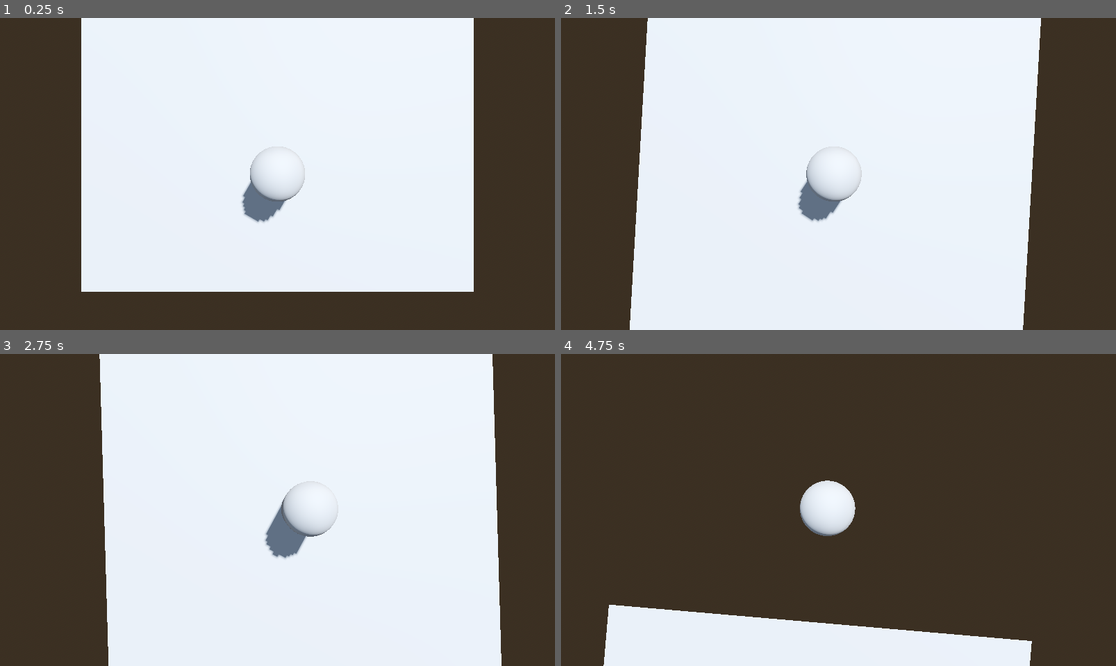
Above: before the commit, frames 1-4 (two rows, left to right).
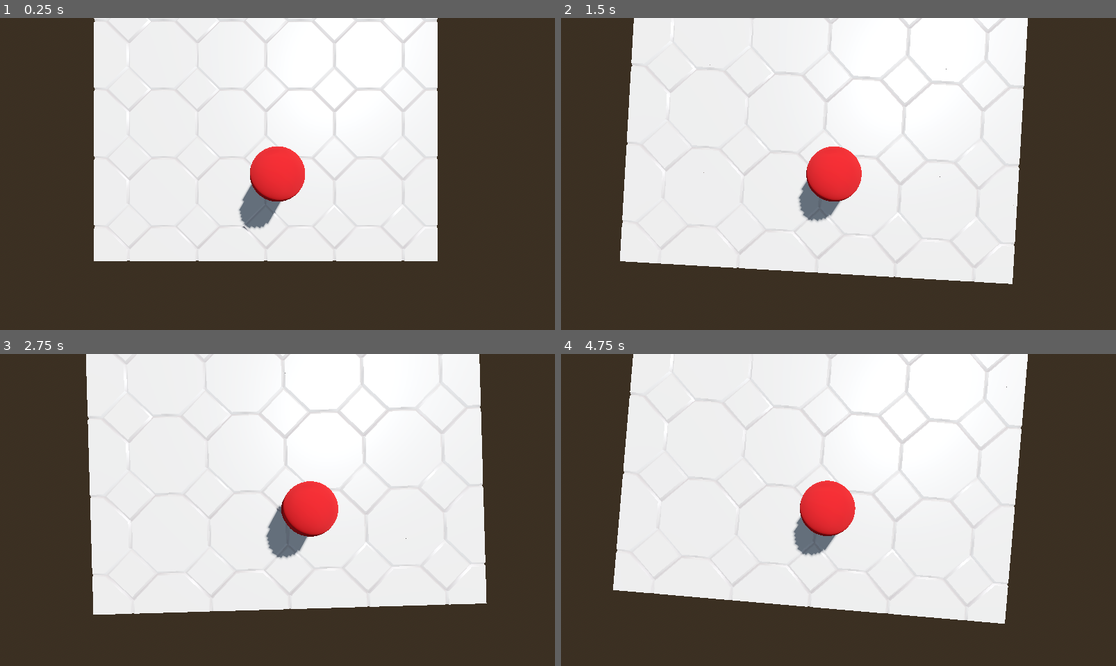
Above: after the commit, the same moments.

Repository: SCORPIA2004/Akaza
Game: Godot game, scene res://lvl0.tscn
Two runs of this game, one before a commit and one after it. Both use one fixed random seed, a clock stepped at 60 frames per second and the inputs below.
Inputs (mouse positions are in pixels of both pictures, inside the frame that each line leads up to):
- Up to frame 1 (0.25 s): no input
- Up to frame 2 (1.5 s): move the mouse to (866, 174) at 0.52 s; hold W (move_forward_player) from 0.53 s (still down); tap Down (move_backward_camera) at 0.6 s; move the mouse to (810, 174) at 1.27 s; tap Up (move_forward_camera) at 1.35 s
- Up to frame 3 (2.75 s): keep holding W (move_forward_player); move the mouse to (288, 503) at 2.02 s; tap Left (move_left_camera) at 2.1 s
- Up to frame 4 (4.75 s): keep holding W (move_forward_player); move the mouse to (832, 516) at 2.77 s; tap Right (move_right_camera) at 2.85 s; tap Enter at 3.5 s; move the mouse to (877, 513) at 3.52 s; tap Down (move_backward_camera) at 3.6 s; move the mouse to (794, 506) at 4.27 s; tap Up (move_forward_camera) at 4.35 s

The runs differ from the first frame. In frame 1, 18% of the frame differs, in the area x 14-86%, y 0-88%; in frame 2, 20%; in frame 3, 21%; in frame 4, 68%, in the area x 7-85%, y 0-100%.

Commit message:
Added floor and minor fixes

Diff:
--- /dev/null
+++ b/GodotPrep/hello world/floor.tscn
@@ -0,0 +1,410 @@
+[gd_scene load_steps=2 format=3 uid="uid://dwbhy8l3psflh"]
+
+[ext_resource type="PackedScene" uid="uid://b26w5nai3o3tu" path="res://Assets/Environment/gltf/floor_tile_small.gltf.glb" id="1_cdyv3"]
+
+[node name="Floor" type="Node3D"]
+
+[node name="floor_tile_small_gltf" parent="." instance=ExtResource("1_cdyv3")]
+transform = Transform3D(1, 0, 0, 0, 1, 0, 0, 0, 1, 1.6584, 0, -1.46946)
+
+[node name="floor_tile_small_gltf2" parent="." instance=ExtResource("1_cdyv3")]
+transform = Transform3D(1, 0, 0, 0, 1, 0, 0, 0, 1, 3.6584, 0, -1.46946)
+
+[node name="floor_tile_small_gltf3" parent="." instance=ExtResource("1_cdyv3")]
+transform = Transform3D(1, 0, 0, 0, 1, 0, 0, 0, 1, -0.341595, 0, -1.46946)
+
+[node name="floor_tile_small_gltf4" parent="." instance=ExtResource("1_cdyv3")]
+transform = Transform3D(1, 0, 0, 0, 1, 0, 0, 0, 1, 5.6584, 0, -1.46946)
+
+[node name="floor_tile_small_gltf5" parent="." instance=ExtResource("1_cdyv3")]
+transform = Transform3D(1, 0, 0, 0, 1, 0, 0, 0, 1, -2.3416, 0, -1.46946)
+
+[node name="floor_tile_small_gltf11" parent="." instance=ExtResource("1_cdyv3")]
+transform = Transform3D(1, 0, 0, 0, 1, 0, 0, 0, 1, 1.6584, 0, 0.530545)
+
+[node name="floor_tile_small_gltf12" parent="." instance=ExtResource("1_cdyv3")]
+transform = Transform3D(1, 0, 0, 0, 1, 0, 0, 0, 1, 3.6584, 0, 0.530545)
+
+[node name="floor_tile_small_gltf13" parent="." instance=ExtResource("1_cdyv3")]
+transform = Transform3D(1, 0, 0, 0, 1, 0, 0, 0, 1, -0.341595, 0, 0.530545)
+
+[node name="floor_tile_small_gltf14" parent="." instance=ExtResource("1_cdyv3")]
+transform = Transform3D(1, 0, 0, 0, 1, 0, 0, 0, 1, 5.6584, 0, 0.530545)
+
+[node name="floor_tile_small_gltf15" parent="." instance=ExtResource("1_cdyv3")]
+transform = Transform3D(1, 0, 0, 0, 1, 0, 0, 0, 1, -2.3416, 0, 0.530545)
+
+[node name="floor_tile_small_gltf6" parent="." instance=ExtResource("1_cdyv3")]
+transform = Transform3D(1, 0, 0, 0, 1, 0, 0, 0, 1, 1.6584, 0, -3.46946)
+
+[node name="floor_tile_small_gltf7" parent="." instance=ExtResource("1_cdyv3")]
+transform = Transform3D(1, 0, 0, 0, 1, 0, 0, 0, 1, 3.6584, 0, -3.46946)
+
+[node name="floor_tile_small_gltf8" parent="." instance=ExtResource("1_cdyv3")]
+transform = Transform3D(1, 0, 0, 0, 1, 0, 0, 0, 1, -0.341595, 0, -3.46946)
+
+[node name="floor_tile_small_gltf9" parent="." instance=ExtResource("1_cdyv3")]
+transform = Transform3D(1, 0, 0, 0, 1, 0, 0, 0, 1, 5.6584, 0, -3.46946)
+
+[node name="floor_tile_small_gltf10" parent="." instance=ExtResource("1_cdyv3")]
+transform = Transform3D(1, 0, 0, 0, 1, 0, 0, 0, 1, -2.3416, 0, -3.46946)
+
+[node name="floor_tile_small_gltf16" parent="." instance=ExtResource("1_cdyv3")]
+transform = Transform3D(1, 0, 0, 0, 1, 0, 0, 0, 1, 1.6584, 0, -7.46946)
+
+[node name="floor_tile_small_gltf17" parent="." instance=ExtResource("1_cdyv3")]
+transform = Transform3D(1, 0, 0, 0, 1, 0, 0, 0, 1, 3.6584, 0, -7.46946)
+
+[node name="floor_tile_small_gltf18" parent="." instance=ExtResource("1_cdyv3")]
+transform = Transform3D(1, 0, 0, 0, 1, 0, 0, 0, 1, -0.341595, 0, -7.46946)
+
+[node name="floor_tile_small_gltf19" parent="." instance=ExtResource("1_cdyv3")]
+transform = Transform3D(1, 0, 0, 0, 1, 0, 0, 0, 1, 5.6584, 0, -7.46946)
+
+[node name="floor_tile_small_gltf20" parent="." instance=ExtResource("1_cdyv3")]
+transform = Transform3D(1, 0, 0, 0, 1, 0, 0, 0, 1, -2.3416, 0, -7.46946)
+
+[node name="floor_tile_small_gltf21" parent="." instance=ExtResource("1_cdyv3")]
+transform = Transform3D(1, 0, 0, 0, 1, 0, 0, 0, 1, 1.6584, 0, -5.46946)
+
+[node name="floor_tile_small_gltf22" parent="." instance=ExtResource("1_cdyv3")]
+transform = Transform3D(1, 0, 0, 0, 1, 0, 0, 0, 1, 3.6584, 0, -5.46946)
+
+[node name="floor_tile_small_gltf23" parent="." instance=ExtResource("1_cdyv3")]
+transform = Transform3D(1, 0, 0, 0, 1, 0, 0, 0, 1, -0.341595, 0, -5.46946)
+
+[node name="floor_tile_small_gltf24" parent="." instance=ExtResource("1_cdyv3")]
+transform = Transform3D(1, 0, 0, 0, 1, 0, 0, 0, 1, 5.6584, 0, -5.46946)
+
+[node name="floor_tile_small_gltf25" parent="." instance=ExtResource("1_cdyv3")]
+transform = Transform3D(1, 0, 0, 0, 1, 0, 0, 0, 1, -2.3416, 0, -5.46946)
+
+[node name="floor_tile_small_gltf26" parent="." instance=ExtResource("1_cdyv3")]
+transform = Transform3D(1, 0, 0, 0, 1, 0, 0, 0, 1, 1.6584, 0, -9.46946)
+
+[node name="floor_tile_small_gltf27" parent="." instance=ExtResource("1_cdyv3")]
+transform = Transform3D(1, 0, 0, 0, 1, 0, 0, 0, 1, 3.6584, 0, -9.46946)
+
+[node name="floor_tile_small_gltf28" parent="." instance=ExtResource("1_cdyv3")]
+transform = Transform3D(1, 0, 0, 0, 1, 0, 0, 0, 1, -0.341595, 0, -9.46946)
+
+[node name="floor_tile_small_gltf29" parent="." instance=ExtResource("1_cdyv3")]
+transform = Transform3D(1, 0, 0, 0, 1, 0, 0, 0, 1, 5.6584, 0, -9.46946)
+
+[node name="floor_tile_small_gltf30" parent="." instance=ExtResource("1_cdyv3")]
+transform = Transform3D(1, 0, 0, 0, 1, 0, 0, 0, 1, -2.3416, 0, -9.46946)
+
+[node name="floor_tile_small_gltf31" parent="." instance=ExtResource("1_cdyv3")]
+transform = Transform3D(1, 0, 0, 0, 1, 0, 0, 0, 1, 1.6584, 0, 4.53054)
+
+[node name="floor_tile_small_gltf32" parent="." instance=ExtResource("1_cdyv3")]
+transform = Transform3D(1, 0, 0, 0, 1, 0, 0, 0, 1, 3.6584, 0, 4.53054)
+
+[node name="floor_tile_small_gltf33" parent="." instance=ExtResource("1_cdyv3")]
+transform = Transform3D(1, 0, 0, 0, 1, 0, 0, 0, 1, -0.341595, 0, 4.53054)
+
+[node name="floor_tile_small_gltf34" parent="." instance=ExtResource("1_cdyv3")]
+transform = Transform3D(1, 0, 0, 0, 1, 0, 0, 0, 1, 5.6584, 0, 4.53054)
+
+[node name="floor_tile_small_gltf35" parent="." instance=ExtResource("1_cdyv3")]
+transform = Transform3D(1, 0, 0, 0, 1, 0, 0, 0, 1, -2.3416, 0, 4.53054)
+
+[node name="floor_tile_small_gltf36" parent="." instance=ExtResource("1_cdyv3")]
+transform = Transform3D(1, 0, 0, 0, 1, 0, 0, 0, 1, 1.6584, 0, 6.53054)
+
+[node name="floor_tile_small_gltf37" parent="." instance=ExtResource("1_cdyv3")]
+transform = Transform3D(1, 0, 0, 0, 1, 0, 0, 0, 1, 3.6584, 0, 6.53054)
+
+[node name="floor_tile_small_gltf38" parent="." instance=ExtResource("1_cdyv3")]
+transform = Transform3D(1, 0, 0, 0, 1, 0, 0, 0, 1, -0.341595, 0, 6.53054)
+
+[node name="floor_tile_small_gltf39" parent="." instance=ExtResource("1_cdyv3")]
+transform = Transform3D(1, 0, 0, 0, 1, 0, 0, 0, 1, 5.6584, 0, 6.53054)
+
+[node name="floor_tile_small_gltf40" parent="." instance=ExtResource("1_cdyv3")]
+transform = Transform3D(1, 0, 0, 0, 1, 0, 0, 0, 1, -2.3416, 0, 6.53054)
+
+[node name="floor_tile_small_gltf41" parent="." instance=ExtResource("1_cdyv3")]
+transform = Transform3D(1, 0, 0, 0, 1, 0, 0, 0, 1, 1.6584, 0, 2.53054)
+
+[node name="floor_tile_small_gltf42" parent="." instance=ExtResource("1_cdyv3")]
+transform = Transform3D(1, 0, 0, 0, 1, 0, 0, 0, 1, 3.6584, 0, 2.53054)
+
+[node name="floor_tile_small_gltf43" parent="." instance=ExtResource("1_cdyv3")]
+transform = Transform3D(1, 0, 0, 0, 1, 0, 0, 0, 1, -0.341595, 0, 2.53054)
+
+[node name="floor_tile_small_gltf44" parent="." instance=ExtResource("1_cdyv3")]
+transform = Transform3D(1, 0, 0, 0, 1, 0, 0, 0, 1, 5.6584, 0, 2.53054)
+
+[node name="floor_tile_small_gltf45" parent="." instance=ExtResource("1_cdyv3")]
+transform = Transform3D(1, 0, 0, 0, 1, 0, 0, 0, 1, -2.3416, 0, 2.53054)
+
+[node name="floor_tile_small_gltf46" parent="." instance=ExtResource("1_cdyv3")]
+transform = Transform3D(1, 0, 0, 0, 1, 0, 0, 0, 1, 1.6584, 0, -19.4695)
+
+[node name="floor_tile_small_gltf47" parent="." instance=ExtResource("1_cdyv3")]
+transform = Transform3D(1, 0, 0, 0, 1, 0, 0, 0, 1, 3.6584, 0, -19.4695)
+
+[node name="floor_tile_small_gltf48" parent="." instance=ExtResource("1_cdyv3")]
+transform = Transform3D(1, 0, 0, 0, 1, 0, 0, 0, 1, -0.341595, 0, -19.4695)
+
+[node name="floor_tile_small_gltf49" parent="." instance=ExtResource("1_cdyv3")]
+transform = Transform3D(1, 0, 0, 0, 1, 0, 0, 0, 1, 5.6584, 0, -19.4695)
+
+[node name="floor_tile_small_gltf50" parent="." instance=ExtResource("1_cdyv3")]
+transform = Transform3D(1, 0, 0, 0, 1, 0, 0, 0, 1, -2.3416, 0, -19.4695)
+
+[node name="floor_tile_small_gltf51" parent="." instance=ExtResource("1_cdyv3")]
+transform = Transform3D(1, 0, 0, 0, 1, 0, 0, 0, 1, 1.6584, 0, -17.4695)
+
+[node name="floor_tile_small_gltf52" parent="." instance=ExtResource("1_cdyv3")]
+transform = Transform3D(1, 0, 0, 0, 1, 0, 0, 0, 1, 3.6584, 0, -17.4695)
+
+[node name="floor_tile_small_gltf53" parent="." instance=ExtResource("1_cdyv3")]
+transform = Transform3D(1, 0, 0, 0, 1, 0, 0, 0, 1, -0.341595, 0, -17.4695)
+
+[node name="floor_tile_small_gltf54" parent="." instance=ExtResource("1_cdyv3")]
+transform = Transform3D(1, 0, 0, 0, 1, 0, 0, 0, 1, 5.6584, 0, -17.4695)
+
+[node name="floor_tile_small_gltf55" parent="." instance=ExtResource("1_cdyv3")]
+transform = Transform3D(1, 0, 0, 0, 1, 0, 0, 0, 1, -2.3416, 0, -17.4695)
+
+[node name="floor_tile_small_gltf56" parent="." instance=ExtResource("1_cdyv3")]
+transform = Transform3D(1, 0, 0, 0, 1, 0, 0, 0, 1, 1.6584, 0, -21.4695)
+
+[node name="floor_tile_small_gltf57" parent="." instance=ExtResource("1_cdyv3")]
+transform = Transform3D(1, 0, 0, 0, 1, 0, 0, 0, 1, 3.6584, 0, -21.4695)
+
+[node name="floor_tile_small_gltf58" parent="." instance=ExtResource("1_cdyv3")]
+transform = Transform3D(1, 0, 0, 0, 1, 0, 0, 0, 1, -0.341595, 0, -21.4695)
+
+[node name="floor_tile_small_gltf59" parent="." instance=ExtResource("1_cdyv3")]
+transform = Transform3D(1, 0, 0, 0, 1, 0, 0, 0, 1, 5.6584, 0, -21.4695)
+
+[node name="floor_tile_small_gltf60" parent="." instance=ExtResource("1_cdyv3")]
+transform = Transform3D(1, 0, 0, 0, 1, 0, 0, 0, 1, -2.3416, 0, -21.4695)
+
+[node name="floor_tile_small_gltf61" parent="." instance=ExtResource("1_cdyv3")]
+transform = Transform3D(1, 0, 0, 0, 1, 0, 0, 0, 1, 1.6584, 0, -25.4695)
+
+[node name="floor_tile_small_gltf62" parent="." instance=ExtResource("1_cdyv3")]
+transform = Transform3D(1, 0, 0, 0, 1, 0, 0, 0, 1, 3.6584, 0, -25.4695)
+
+[node name="floor_tile_small_gltf63" parent="." instance=ExtResource("1_cdyv3")]
+transform = Transform3D(1, 0, 0, 0, 1, 0, 0, 0, 1, -0.341595, 0, -25.4695)
+
+[node name="floor_tile_small_gltf64" parent="." instance=ExtResource("1_cdyv3")]
+transform = Transform3D(1, 0, 0, 0, 1, 0, 0, 0, 1, 5.6584, 0, -25.4695)
+
+[node name="floor_tile_small_gltf65" parent="." instance=ExtResource("1_cdyv3")]
+transform = Transform3D(1, 0, 0, 0, 1, 0, 0, 0, 1, -2.3416, 0, -25.4695)
+
+[node name="floor_tile_small_gltf66" parent="." instance=ExtResource("1_cdyv3")]
+transform = Transform3D(1, 0, 0, 0, 1, 0, 0, 0, 1, 1.6584, 0, -23.4695)
+
+[node name="floor_tile_small_gltf67" parent="." instance=ExtResource("1_cdyv3")]
+transform = Transform3D(1, 0, 0, 0, 1, 0, 0, 0, 1, 3.6584, 0, -23.4695)
+
+[node name="floor_tile_small_gltf68" parent="." instance=ExtResource("1_cdyv3")]
+transform = Transform3D(1, 0, 0, 0, 1, 0, 0, 0, 1, -0.341595, 0, -23.4695)
+
+[node name="floor_tile_small_gltf69" parent="." instance=ExtResource("1_cdyv3")]
+transform = Transform3D(1, 0, 0, 0, 1, 0, 0, 0, 1, 5.6584, 0, -23.4695)
+
+[node name="floor_tile_small_gltf70" parent="." instance=ExtResource("1_cdyv3")]
+transform = Transform3D(1, 0, 0, 0, 1, 0, 0, 0, 1, -2.3416, 0, -23.4695)
+
+[node name="floor_tile_small_gltf71" parent="." instance=ExtResource("1_cdyv3")]
+transform = Transform3D(1, 0, 0, 0, 1, 0, 0, 0, 1, 1.6584, 0, -27.4695)
+
+[node name="floor_tile_small_gltf72" parent="." instance=ExtResource("1_cdyv3")]
+transform = Transform3D(1, 0, 0, 0, 1, 0, 0, 0, 1, 3.6584, 0, -27.4695)
+
+[node name="floor_tile_small_gltf73" parent="." instance=ExtResource("1_cdyv3")]
+transform = Transform3D(1, 0, 0, 0, 1, 0, 0, 0, 1, -0.341595, 0, -27.4695)
+
+[node name="floor_tile_small_gltf74" parent="." instance=ExtResource("1_cdyv3")]
+transform = Transform3D(1, 0, 0, 0, 1, 0, 0, 0, 1, 5.6584, 0, -27.4695)
+
+[node name="floor_tile_small_gltf75" parent="." instance=ExtResource("1_cdyv3")]
+transform = Transform3D(1, 0, 0, 0, 1, 0, 0, 0, 1, -2.3416, 0, -27.4695)
+
+[node name="floor_tile_small_gltf76" parent="." instance=ExtResource("1_cdyv3")]
+transform = Transform3D(1, 0, 0, 0, 1, 0, 0, 0, 1, 1.6584, 0, -13.4695)
+
+[node name="floor_tile_small_gltf77" parent="." instance=ExtResource("1_cdyv3")]
+transform = Transform3D(1, 0, 0, 0, 1, 0, 0, 0, 1, 3.6584, 0, -13.4695)
+
+[node name="floor_tile_small_gltf78" parent="." instance=ExtResource("1_cdyv3")]
+transform = Transform3D(1, 0, 0, 0, 1, 0, 0, 0, 1, -0.341595, 0, -13.4695)
+
+[node name="floor_tile_small_gltf79" parent="." instance=ExtResource("1_cdyv3")]
+transform = Transform3D(1, 0, 0, 0, 1, 0, 0, 0, 1, 5.6584, 0, -13.4695)
+
+[node name="floor_tile_small_gltf80" parent="." instance=ExtResource("1_cdyv3")]
+transform = Transform3D(1, 0, 0, 0, 1, 0, 0, 0, 1, -2.3416, 0, -13.4695)
+
+[node name="floor_tile_small_gltf81" parent="." instance=ExtResource("1_cdyv3")]
+transform = Transform3D(1, 0, 0, 0, 1, 0, 0, 0, 1, 1.6584, 0, -11.4695)
+
+[node name="floor_tile_small_gltf82" parent="." instance=ExtResource("1_cdyv3")]
+transform = Transform3D(1, 0, 0, 0, 1, 0, 0, 0, 1, 3.6584, 0, -11.4695)
+
+[node name="floor_tile_small_gltf83" parent="." instance=ExtResource("1_cdyv3")]
+transform = Transform3D(1, 0, 0, 0, 1, 0, 0, 0, 1, -0.341595, 0, -11.4695)
+
+[node name="floor_tile_small_gltf84" parent="." instance=ExtResource("1_cdyv3")]
+transform = Transform3D(1, 0, 0, 0, 1, 0, 0, 0, 1, 5.6584, 0, -11.4695)
+
+[node name="floor_tile_small_gltf85" parent="." instance=ExtResource("1_cdyv3")]
+transform = Transform3D(1, 0, 0, 0, 1, 0, 0, 0, 1, -2.3416, 0, -11.4695)
+
+[node name="floor_tile_small_gltf86" parent="." instance=ExtResource("1_cdyv3")]
+transform = Transform3D(1, 0, 0, 0, 1, 0, 0, 0, 1, 1.6584, 0, -15.4695)
+
+[node name="floor_tile_small_gltf87" parent="." instance=ExtResource("1_cdyv3")]
+transform = Transform3D(1, 0, 0, 0, 1, 0, 0, 0, 1, 3.6584, 0, -15.4695)
+
+[node name="floor_tile_small_gltf88" parent="." instance=ExtResource("1_cdyv3")]
+transform = Transform3D(1, 0, 0, 0, 1, 0, 0, 0, 1, -0.341595, 0, -15.4695)
+
+[node name="floor_tile_small_gltf89" parent="." instance=ExtResource("1_cdyv3")]
+transform = Transform3D(1, 0, 0, 0, 1, 0, 0, 0, 1, 5.6584, 0, -15.4695)
+
+[node name="floor_tile_small_gltf90" parent="." instance=ExtResource("1_cdyv3")]
+transform = Transform3D(1, 0, 0, 0, 1, 0, 0, 0, 1, -2.3416, 0, -15.4695)
+
+[node name="floor_tile_small_gltf91" parent="." instance=ExtResource("1_cdyv3")]
+transform = Transform3D(1, 0, 0, 0, 1, 0, 0, 0, 1, 1.6584, 0, 16.5305)
+
+[node name="floor_tile_small_gltf92" parent="." instance=ExtResource("1_cdyv3")]
+transform = Transform3D(1, 0, 0, 0, 1, 0, 0, 0, 1, 3.6584, 0, 16.5305)
+
+[node name="floor_tile_small_gltf93" parent="." instance=ExtResource("1_cdyv3")]
+transform = Transform3D(1, 0, 0, 0, 1, 0, 0, 0, 1, -0.341595, 0, 16.5305)
+
+[node name="floor_tile_small_gltf94" parent="." instance=ExtResource("1_cdyv3")]
+transform = Transform3D(1, 0, 0, 0, 1, 0, 0, 0, 1, 5.6584, 0, 16.5305)
+
+[node name="floor_tile_small_gltf95" parent="." instance=ExtResource("1_cdyv3")]
+transform = Transform3D(1, 0, 0, 0, 1, 0, 0, 0, 1, -2.3416, 0, 16.5305)
+
+[node name="floor_tile_small_gltf96" parent="." instance=ExtResource("1_cdyv3")]
+transform = Transform3D(1, 0, 0, 0, 1, 0, 0, 0, 1, 1.6584, 0, 18.5305)
+
+[node name="floor_tile_small_gltf97" parent="." instance=ExtResource("1_cdyv3")]
+transform = Transform3D(1, 0, 0, 0, 1, 0, 0, 0, 1, 3.6584, 0, 18.5305)
+
+[node name="floor_tile_small_gltf98" parent="." instance=ExtResource("1_cdyv3")]
+transform = Transform3D(1, 0, 0, 0, 1, 0, 0, 0, 1, -0.341595, 0, 18.5305)
+
+[node name="floor_tile_small_gltf99" parent="." instance=ExtResource("1_cdyv3")]
+transform = Transform3D(1, 0, 0, 0, 1, 0, 0, 0, 1, 5.6584, 0, 18.5305)
+
+[node name="floor_tile_small_gltf100" parent="." instance=ExtResource("1_cdyv3")]
+transform = Transform3D(1, 0, 0, 0, 1, 0, 0, 0, 1, -2.3416, 0, 18.5305)
+
+[node name="floor_tile_small_gltf101" parent="." instance=ExtResource("1_cdyv3")]
+transform = Transform3D(1, 0, 0, 0, 1, 0, 0, 0, 1, 1.6584, 0, 14.5305)
+
+[node name="floor_tile_small_gltf102" parent="." instance=ExtResource("1_cdyv3")]
+transform = Transform3D(1, 0, 0, 0, 1, 0, 0, 0, 1, 3.6584, 0, 14.5305)
+
+[node name="floor_tile_small_gltf103" parent="." instance=ExtResource("1_cdyv3")]
+transform = Transform3D(1, 0, 0, 0, 1, 0, 0, 0, 1, -0.341595, 0, 14.5305)
+
+[node name="floor_tile_small_gltf104" parent="." instance=ExtResource("1_cdyv3")]
+transform = Transform3D(1, 0, 0, 0, 1, 0, 0, 0, 1, 5.6584, 0, 14.5305)
+
+[node name="floor_tile_small_gltf105" parent="." instance=ExtResource("1_cdyv3")]
+transform = Transform3D(1, 0, 0, 0, 1, 0, 0, 0, 1, -2.3416, 0, 14.5305)
+
+[node name="floor_tile_small_gltf106" parent="." instance=ExtResource("1_cdyv3")]
+transform = Transform3D(1, 0, 0, 0, 1, 0, 0, 0, 1, 1.6584, 0, 10.5305)
+
+[node name="floor_tile_small_gltf107" parent="." instance=ExtResource("1_cdyv3")]
+transform = Transform3D(1, 0, 0, 0, 1, 0, 0, 0, 1, 3.6584, 0, 10.5305)
+
+[node name="floor_tile_small_gltf108" parent="." instance=ExtResource("1_cdyv3")]
+transform = Transform3D(1, 0, 0, 0, 1, 0, 0, 0, 1, -0.341595, 0, 10.5305)
+
+[node name="floor_tile_small_gltf109" parent="." instance=ExtResource("1_cdyv3")]
+transform = Transform3D(1, 0, 0, 0, 1, 0, 0, 0, 1, 5.6584, 0, 10.5305)
+
+[node name="floor_tile_small_gltf110" parent="." instance=ExtResource("1_cdyv3")]
+transform = Transform3D(1, 0, 0, 0, 1, 0, 0, 0, 1, -2.3416, 0, 10.5305)
+
+[node name="floor_tile_small_gltf111" parent="." instance=ExtResource("1_cdyv3")]
+transform = Transform3D(1, 0, 0, 0, 1, 0, 0, 0, 1, 1.6584, 0, 12.5305)
+
+[node name="floor_tile_small_gltf112" parent="." instance=ExtResource("1_cdyv3")]
+transform = Transform3D(1, 0, 0, 0, 1, 0, 0, 0, 1, 3.6584, 0, 12.5305)
+
+[node name="floor_tile_small_gltf113" parent="." instance=ExtResource("1_cdyv3")]
+transform = Transform3D(1, 0, 0, 0, 1, 0, 0, 0, 1, -0.341595, 0, 12.5305)
+
+[node name="floor_tile_small_gltf114" parent="." instance=ExtResource("1_cdyv3")]
+transform = Transform3D(1, 0, 0, 0, 1, 0, 0, 0, 1, 5.6584, 0, 12.5305)
+
+[node name="floor_tile_small_gltf115" parent="." instance=ExtResource("1_cdyv3")]
+transform = Transform3D(1, 0, 0, 0, 1, 0, 0, 0, 1, -2.3416, 0, 12.5305)
+
+[node name="floor_tile_small_gltf116" parent="." instance=ExtResource("1_cdyv3")]
+transform = Transform3D(1, 0, 0, 0, 1, 0, 0, 0, 1, 1.6584, 0, 8.53054)
+
+[node name="floor_tile_small_gltf117" parent="." instance=ExtResource("1_cdyv3")]
+transform = Transform3D(1, 0, 0, 0, 1, 0, 0, 0, 1, 3.6584, 0, 8.53054)
+
+[node name="floor_tile_small_gltf118" parent="." instance=ExtResource("1_cdyv3")]
+transform = Transform3D(1, 0, 0, 0, 1, 0, 0, 0, 1, -0.341595, 0, 8.53054)
+
+[node name="floor_tile_small_gltf119" parent="." instance=ExtResource("1_cdyv3")]
+transform = Transform3D(1, 0, 0, 0, 1, 0, 0, 0, 1, 5.6584, 0, 8.53054)
+
+[node name="floor_tile_small_gltf120" parent="." instance=ExtResource("1_cdyv3")]
+transform = Transform3D(1, 0, 0, 0, 1, 0, 0, 0, 1, -2.3416, 0, 8.53054)
+
+[node name="floor_tile_small_gltf121" parent="." instance=ExtResource("1_cdyv3")]
+transform = Transform3D(1, 0, 0, 0, 1, 0, 0, 0, 1, 1.6584, 0, 22.5305)
+
+[node name="floor_tile_small_gltf122" parent="." instance=ExtResource("1_cdyv3")]
+transform = Transform3D(1, 0, 0, 0, 1, 0, 0, 0, 1, 3.6584, 0, 22.5305)
+
+[node name="floor_tile_small_gltf123" parent="." instance=ExtResource("1_cdyv3")]
+transform = Transform3D(1, 0, 0, 0, 1, 0, 0, 0, 1, -0.341595, 0, 22.5305)
+
+[node name="floor_tile_small_gltf124" parent="." instance=ExtResource("1_cdyv3")]
+transform = Transform3D(1, 0, 0, 0, 1, 0, 0, 0, 1, 5.6584, 0, 22.5305)
+
+[node name="floor_tile_small_gltf125" parent="." instance=ExtResource("1_cdyv3")]
+transform = Transform3D(1, 0, 0, 0, 1, 0, 0, 0, 1, -2.3416, 0, 22.5305)
+
+[node name="floor_tile_small_gltf126" parent="." instance=ExtResource("1_cdyv3")]
+transform = Transform3D(1, 0, 0, 0, 1, 0, 0, 0, 1, 1.6584, 0, 24.5305)
+
+[node name="floor_tile_small_gltf127" parent="." instance=ExtResource("1_cdyv3")]
+transform = Transform3D(1, 0, 0, 0, 1, 0, 0, 0, 1, 3.6584, 0, 24.5305)
+
+[node name="floor_tile_small_gltf128" parent="." instance=ExtResource("1_cdyv3")]
+transform = Transform3D(1, 0, 0, 0, 1, 0, 0, 0, 1, -0.341595, 0, 24.5305)
+
+[node name="floor_tile_small_gltf129" parent="." instance=ExtResource("1_cdyv3")]
+transform = Transform3D(1, 0, 0, 0, 1, 0, 0, 0, 1, 5.6584, 0, 24.5305)
+
+[node name="floor_tile_small_gltf130" parent="." instance=ExtResource("1_cdyv3")]
+transform = Transform3D(1, 0, 0, 0, 1, 0, 0, 0, 1, -2.3416, 0, 24.5305)
+
+[node name="floor_tile_small_gltf131" parent="." instance=ExtResource("1_cdyv3")]
+transform = Transform3D(1, 0, 0, 0, 1, 0, 0, 0, 1, 1.6584, 0, 20.5305)
+
+[node name="floor_tile_small_gltf132" parent="." instance=ExtResource("1_cdyv3")]
+transform = Transform3D(1, 0, 0, 0, 1, 0, 0, 0, 1, 3.6584, 0, 20.5305)
+
+[node name="floor_tile_small_gltf133" parent="." instance=ExtResource("1_cdyv3")]
+transform = Transform3D(1, 0, 0, 0, 1, 0, 0, 0, 1, -0.341595, 0, 20.5305)
+
+[node name="floor_tile_small_gltf134" parent="." instance=ExtResource("1_cdyv3")]
+transform = Transform3D(1, 0, 0, 0, 1, 0, 0, 0, 1, 5.6584, 0, 20.5305)
+
+[node name="floor_tile_small_gltf135" parent="." instance=ExtResource("1_cdyv3")]
+transform = Transform3D(1, 0, 0, 0, 1, 0, 0, 0, 1, -2.3416, 0, 20.5305)
--- a/GodotPrep/hello world/lvl0.tscn
+++ b/GodotPrep/hello world/lvl0.tscn
@@ -1,6 +1,7 @@
-[gd_scene load_steps=7 format=3 uid="uid://djq5w30a8mo8a"]
+[gd_scene load_steps=6 format=3 uid="uid://djq5w30a8mo8a"]
 
 [ext_resource type="PackedScene" uid="uid://bd0bj5dxxqdwq" path="res://player.tscn" id="1_74bpo"]
+[ext_resource type="PackedScene" uid="uid://dwbhy8l3psflh" path="res://floor.tscn" id="2_xh3oj"]
 
 [sub_resource type="ProceduralSkyMaterial" id="ProceduralSkyMaterial_cp8mo"]
 sky_horizon_color = Color(0.64625, 0.65575, 0.67075, 1)
@@ -15,12 +16,6 @@
 tonemap_mode = 2
 glow_enabled = true
 
-[sub_resource type="PlaneMesh" id="PlaneMesh_7ej2i"]
-size = Vector2(10, 30)
-
-[sub_resource type="ConcavePolygonShape3D" id="ConcavePolygonShape3D_emyef"]
-data = PackedVector3Array(5, 0, 15, -5, 0, 15, 5, 0, -15, -5, 0, 15, -5, 0, -15, 5, 0, -15)
-
 [node name="Node3D" type="Node3D"]
 
 [node name="WorldEnvironment" type="WorldEnvironment" parent="."]
@@ -31,15 +26,9 @@
 shadow_enabled = true
 
 [node name="Player" parent="." instance=ExtResource("1_74bpo")]
-transform = Transform3D(1, 0, 0, 0, 1, 0, 0, 0, 1, 0, 1, -3)
+transform = Transform3D(1, 0, 0, 0, 1, 0, 0, 0, 1, 1, 2, -3)
 axis_lock_linear_y = false
 linear_damp = 3.0
 
-[node name="MeshInstance3D" type="MeshInstance3D" parent="."]
-transform = Transform3D(1, 0, 0, 0, 1, 0, 0, 0, 1, 0, 0, -15)
-mesh = SubResource("PlaneMesh_7ej2i")
-
-[node name="StaticBody3D" type="StaticBody3D" parent="MeshInstance3D"]
-
-[node name="CollisionShape3D" type="CollisionShape3D" parent="MeshInstance3D/StaticBody3D"]
-shape = SubResource("ConcavePolygonShape3D_emyef")
+[node name="Floor" parent="." instance=ExtResource("2_xh3oj")]
+transform = Transform3D(1, 0, 0, 0, 1, 0, 0, 0, 1, -1, 0, -26)
--- a/GodotPrep/hello world/player.tscn
+++ b/GodotPrep/hello world/player.tscn
@@ -1,9 +1,13 @@
-[gd_scene load_steps=5 format=3 uid="uid://bd0bj5dxxqdwq"]
+[gd_scene load_steps=6 format=3 uid="uid://bd0bj5dxxqdwq"]
 
 [ext_resource type="Script" path="res://Player.gd" id="1_x0ljp"]
 [ext_resource type="PackedScene" uid="uid://cbdlb27yecbyo" path="res://camera_3d.tscn" id="2_qj1iy"]
 
+[sub_resource type="StandardMaterial3D" id="StandardMaterial3D_5y7d4"]
+albedo_color = Color(0.6, 0, 0.00784314, 1)
+
 [sub_resource type="CapsuleMesh" id="CapsuleMesh_1rtjn"]
+material = SubResource("StandardMaterial3D_5y7d4")
 
 [sub_resource type="ConvexPolygonShape3D" id="ConvexPolygonShape3D_b0yoi"]
 points = PackedVector3Array(-0.125207, -0.532801, -0.480507, 0.0227831, 0.47607, 0.498884, 0.169713, 0.559144, 0.464172 …(924 unchanged characters)…
Binary file added: GodotPrep/hello world/Assets/Character parts/gltf/arrow.bin
Not shown, added: GodotPrep/hello world/Assets/Character parts/gltf/arrow.gltf
Not shown, added: GodotPrep/hello world/Assets/Character parts/gltf/arrow.gltf.import
Binary file added: GodotPrep/hello world/Assets/Character parts/gltf/arrow_bundle.bin
Not shown, added: GodotPrep/hello world/Assets/Character parts/gltf/arrow_bundle.gltf
Not shown, added: GodotPrep/hello world/Assets/Character parts/gltf/arrow_bundle.gltf.import
Binary file added: GodotPrep/hello world/Assets/Character parts/gltf/axe_1handed.bin
Not shown, added: GodotPrep/hello world/Assets/Character parts/gltf/axe_1handed.gltf
Not shown, added: GodotPrep/hello world/Assets/Character parts/gltf/axe_1handed.gltf.import
Binary file added: GodotPrep/hello world/Assets/Character parts/gltf/axe_2handed.bin
Not shown, added: GodotPrep/hello world/Assets/Character parts/gltf/axe_2handed.gltf
Not shown, added: GodotPrep/hello world/Assets/Character parts/gltf/axe_2handed.gltf.import
(and 917 more such lines)
